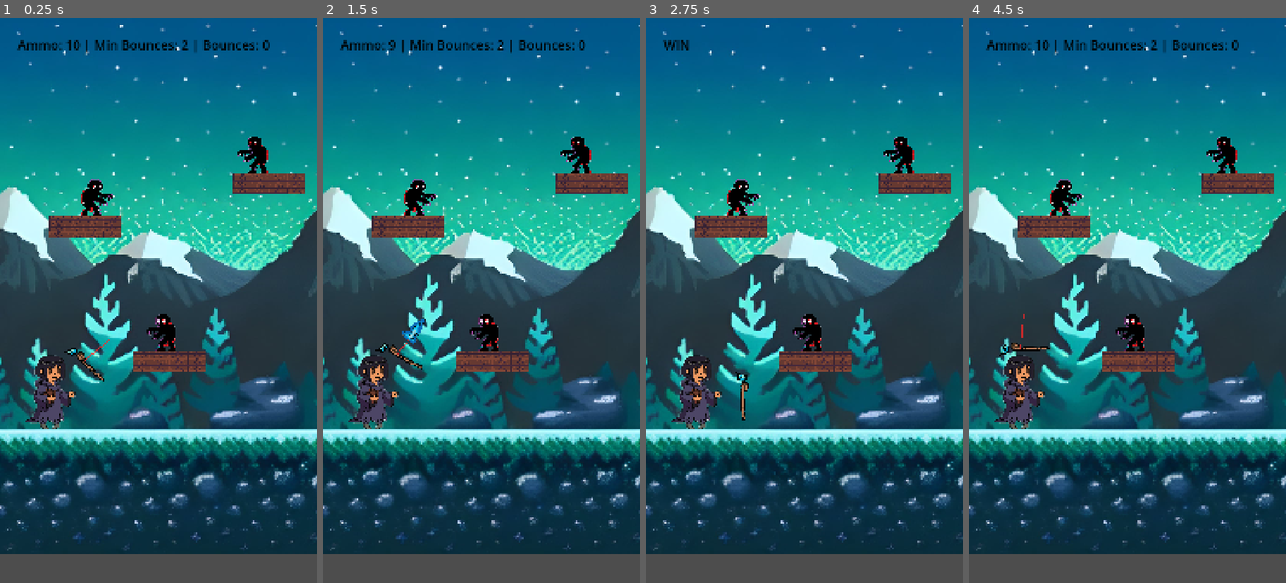
Above: before the commit, frames 1-4 (left to right).
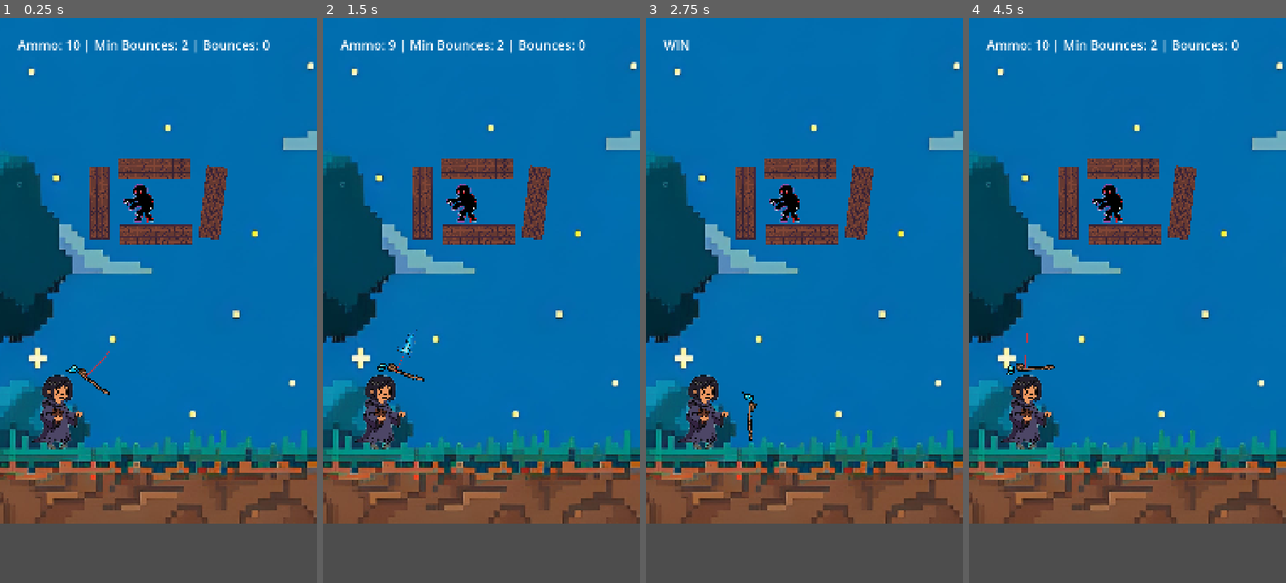
Above: after the commit, the same moments.

Repository: imdevanshrajesh/ragebait-wizardry
Game: Godot game, scene res://level_3.tscn
Two runs of this game, one before a commit and one after it. Both use one fixed random seed, a clock stepped at 60 frames per second and the inputs below. This scene is started directly instead of the project's main scene.
Inputs (mouse positions are in pixels of both pictures, inside the frame that each line leads up to):
- Up to frame 1 (0.25 s): no input
- Up to frame 2 (1.5 s): tap Enter at 0.5 s; move the mouse to (551, 272) at 0.52 s; hold R 0.53-1.28 s; tap Space at 1.25 s; move the mouse to (418, 328) at 1.27 s; click (418, 328) at 1.35 s
- Up to frame 3 (2.75 s): tap R at 1.55 s; tap Enter at 2 s; move the mouse to (836, 176) at 2.02 s; hold R from 2.03 s (still down)
- Up to frame 4 (4.5 s): tap Space at 2.75, 4.25 s; move the mouse to (1111, 413) at 2.77 s; release R at 2.78 s; tap R at 2.85, 4.35 s; tap Enter at 3.5 s; move the mouse to (1222, 385) at 3.52 s; hold R 3.53-4.28 s; click (1222, 385) at 3.6 s; tap S (skip, bound only before the commit) at 4.15 s; move the mouse to (1032, 215) at 4.27 s

The runs differ from the first frame. In frame 1, 93% of the frame differs, in the area x 0-100%, y 0-95%; in frame 2, 93%; in frame 3, 93%; in frame 4, 93%.

Commit message:
Fixed

Diff:
--- a/level_1.tscn
+++ b/level_1.tscn
@@ -22,7 +22,7 @@
 	ui.visible = true
 	label.position = Vector2(60, 60)
 	label.add_theme_font_size_override(\"font_size\", 44)
-	label.add_theme_color_override(\"font_color\", Color.BLACK)
+	label.add_theme_color_override(\"font_color\", Color.WHITE)
 	if required_bounces > 1:
 		player.required_bounces = required_bounces
 
--- a/level_3.tscn
+++ b/level_3.tscn
@@ -1,9 +1,9 @@
 [gd_scene format=3 uid="uid://vrserm74rvjl"]
 
-[ext_resource type="Texture2D" uid="uid://pyonfvhgfjtw" path="res://Assets/Images/Backgrounds/bg5.jpeg" id="1_j8bo8"]
+[ext_resource type="Texture2D" uid="uid://coejp15hiaaps" path="res://Assets/Images/Backgrounds/bg8.jpg" id="1_br4so"]
 [ext_resource type="PackedScene" uid="uid://cpoaij2cyvhs5" path="res://enemy.tscn" id="2_ihfcg"]
 [ext_resource type="PackedScene" uid="uid://b2ujtvgm0slhk" path="res://player.tscn" id="3_rka8t"]
-[ext_resource type="Texture2D" uid="uid://cqnyniwa22cm3" path="res://Assets/Images/Walls/brick2.png" id="4_j8bo8"]
+[ext_resource type="Texture2D" uid="uid://cqnyniwa22cm3" path="res://Assets/Images/Walls/brick2.png" id="4_br4so"]
 
 [sub_resource type="GDScript" id="GDScript_ootpb"]
 script/source = "extends Node2D
@@ -22,7 +22,7 @@
 	ui.visible = true
 	label.position = Vector2(60, 60)
 	label.add_theme_font_size_override(\"font_size\", 44)
-	label.add_theme_color_override(\"font_color\", Color.BLACK)
+	label.add_theme_color_override(\"font_color\", Color.WHITE)
 	if required_bounces > 1:
 		player.required_bounces = required_bounces
 
@@ -72,44 +72,36 @@
 [sub_resource type="RectangleShape2D" id="RectangleShape2D_p1rdq"]
 size = Vector2(1189, 710)
 
-[sub_resource type="RectangleShape2D" id="RectangleShape2D_1jdk1"]
-size = Vector2(1101.625, 309)
-
-[sub_resource type="RectangleShape2D" id="RectangleShape2D_j8bo8"]
+[sub_resource type="RectangleShape2D" id="RectangleShape2D_br4so"]
+size = Vector2(326.25, 309)
+
+[sub_resource type="RectangleShape2D" id="RectangleShape2D_8ons7"]
 size = Vector2(1189, 710)
 
-[node name="Level3" type="Node2D" unique_id=832187486]
+[node name="Level5" type="Node2D" unique_id=832187486]
+position = Vector2(-1, -1)
 script = SubResource("GDScript_ootpb")
 required_bounces = 2
-next_level_path = "uid://cahjb2ymw0w7g"
 
 [node name="StaticBody2D" type="StaticBody2D" parent="." unique_id=1347023165]
 position = Vector2(283, 1806)
 scale = Vector2(3.6751392, 3.6751378)
 
 [node name="CollisionShape2D" type="CollisionShape2D" parent="StaticBody2D" unique_id=716720944]
-position = Vector2(2.176788, 59.5896)
+position = Vector2(-5.4419703, 54.96392)
 scale = Vector2(1.0000002, 1.0000001)
 shape = SubResource("RectangleShape2D_ofp2b")
 
-[node name="Background" type="Sprite2D" parent="StaticBody2D" unique_id=1318183995]
-position = Vector2(261.4867, -244.07245)
-scale = Vector2(0.35527396, 0.35527405)
-texture = ExtResource("1_j8bo8")
+[node name="Background" type="Sprite2D" parent="StaticBody2D" unique_id=1715237922]
+position = Vector2(145.02852, -282.9826)
+scale = Vector2(0.37618747, 0.3761876)
+texture = ExtResource("1_br4so")
 
 [node name="Enemies" type="Node2D" parent="." unique_id=2113964160]
 scale = Vector2(1.0005345, 1.0007972)
 
 [node name="Enemy" parent="Enemies" unique_id=544123933 instance=ExtResource("2_ihfcg")]
-position = Vector2(1704.0891, -47.96176)
-scale = Vector2(-2.6611924, 2.4817338)
-
-[node name="Enemy2" parent="Enemies" unique_id=132355737 instance=ExtResource("2_ihfcg")]
-position = Vector2(-573.6933, 98.921135)
-scale = Vector2(2.8558612, 2.4817338)
-
-[node name="Enemy3" parent="Enemies" unique_id=64861 instance=ExtResource("2_ihfcg")]
-position = Vector2(1392.2559, 555.5571)
+position = Vector2(1315.2969, 116.90681)
 scale = Vector2(-2.6611924, 2.4817338)
 
 [node name="UI" type="CanvasLayer" parent="." unique_id=573386668]
@@ -121,11 +113,11 @@
 text = "WIN"
 
 [node name="Player" parent="." unique_id=939501367 instance=ExtResource("3_rka8t")]
-position = Vector2(53, 1065)
+position = Vector2(78, 1134.0001)
 scale = Vector2(0.84284097, 0.8248574)
 
 [node name="Wall" type="StaticBody2D" parent="." unique_id=233863487 groups=["walls"]]
-position = Vector2(-230, -984)
+position = Vector2(-258, -1001)
 scale = Vector2(3.4073052, 3.4073052)
 
 [node name="Sprite2D" type="Sprite2D" parent="Wall" unique_id=1259656115]
@@ -136,43 +128,53 @@
 shape = SubResource("RectangleShape2D_p1rdq")
 
 [node name="Enemy" type="StaticBody2D" parent="." unique_id=2124521668 groups=["walls"]]
-position = Vector2(1044, 516)
+position = Vector2(658, 691)
 scale = Vector2(0.24525791, 0.0960906)
 
 [node name="Sprite2D" type="Sprite2D" parent="Enemy" unique_id=1893193246]
 position = Vector2(-518, 491)
-texture = ExtResource("4_j8bo8")
+texture = ExtResource("4_br4so")
 
 [node name="CollisionShape2D" type="CollisionShape2D" parent="Enemy" unique_id=214670224]
 position = Vector2(-516.5, 502)
 shape = SubResource("RectangleShape2D_p1rdq")
 
-[node name="Enemy3" type="StaticBody2D" parent="." unique_id=1365166686 groups=["walls"]]
-position = Vector2(704, 1119)
-scale = Vector2(0.24525791, 0.0960906)
-
-[node name="Sprite2D" type="Sprite2D" parent="Enemy3" unique_id=1881072668]
-position = Vector2(-518, 491)
-texture = ExtResource("4_j8bo8")
-
-[node name="CollisionShape2D" type="CollisionShape2D" parent="Enemy3" unique_id=214286136]
-position = Vector2(-516.5, 502)
-shape = SubResource("RectangleShape2D_p1rdq")
-
 [node name="Enemy2" type="StaticBody2D" parent="." unique_id=861749881 groups=["walls"]]
-position = Vector2(418, 664)
+position = Vector2(653, 465)
 scale = Vector2(0.24525791, 0.0960906)
 
 [node name="Sprite2D" type="Sprite2D" parent="Enemy2" unique_id=141675941]
 position = Vector2(-518, 491)
-texture = ExtResource("4_j8bo8")
+texture = ExtResource("4_br4so")
 
 [node name="CollisionShape2D" type="CollisionShape2D" parent="Enemy2" unique_id=2121934268]
-position = Vector2(-516.5, 502)
-shape = SubResource("RectangleShape2D_p1rdq")
+position = Vector2(-513.7449, 509.93536)
+shape = SubResource("RectangleShape2D_p1rdq")
+
+[node name="Enemy3" type="StaticBody2D" parent="." unique_id=176838013 groups=["walls"]]
+position = Vector2(293, 501.99994)
+rotation = -1.574587
+scale = Vector2(0.24525791, 0.0960906)
+
+[node name="Sprite2D" type="Sprite2D" parent="Enemy3" unique_id=1678883615]
+position = Vector2(-518, 491)
+texture = ExtResource("4_br4so")
+
+[node name="CollisionShape2D" type="CollisionShape2D" parent="Enemy3" unique_id=1561378541]
+position = Vector2(-513.7449, 509.93536)
+shape = SubResource("RectangleShape2D_p1rdq")
+
+[node name="Enemy4" type="StaticBody2D" parent="." unique_id=137020973 groups=["walls"]]
+position = Vector2(695.00006, 497.00003)
+rotation = -1.4549389
+scale = Vector2(0.24525791, 0.0960906)
+
+[node name="Sprite2D" type="Sprite2D" parent="Enemy4" unique_id=259917313]
+position = Vector2(-518, 491)
+texture = ExtResource("4_br4so")
 
 [node name="Wall2" type="StaticBody2D" parent="." unique_id=1259772968 groups=["walls"]]
-position = Vector2(4847, -985)
+position = Vector2(4838, -1002)
 scale = Vector2(3.4073052, 3.4073052)
 
 [node name="Sprite2D" type="Sprite2D" parent="Wall2" unique_id=1301434531]
@@ -193,19 +195,23 @@
 position = Vector2(-524.46136, 480.4384)
 shape = SubResource("RectangleShape2D_p1rdq")
 
-[node name="Area2D" type="StaticBody2D" parent="." unique_id=28249836 groups=["walls"]]
-
-[node name="CollisionShape2D" type="CollisionShape2D" parent="Area2D" unique_id=1276754722]
-position = Vector2(553, 1564)
-shape = SubResource("RectangleShape2D_1jdk1")
-
-[node name="Wall3" type="StaticBody2D" parent="." unique_id=1052039239 groups=["walls"]]
-position = Vector2(2354, 1333)
-scale = Vector2(3.4073052, 3.4073052)
-
-[node name="Sprite2D" type="Sprite2D" parent="Wall3" unique_id=660408213]
-position = Vector2(-518, 491)
-
-[node name="CollisionShape2D" type="CollisionShape2D" parent="Wall3" unique_id=829316729]
-position = Vector2(-516.5, 502)
-shape = SubResource("RectangleShape2D_j8bo8")
+[node name="Area2D" type="StaticBody2D" parent="." unique_id=552961083 groups=["walls"]]
+
+[node name="CollisionShape2D" type="CollisionShape2D" parent="Area2D" unique_id=2021142894]
+position = Vector2(172, 1652)
+shape = SubResource("RectangleShape2D_br4so")
+
+[node name="CollisionShape2D2" type="CollisionShape2D" parent="Area2D" unique_id=1424979234]
+position = Vector2(1132, 1656)
+shape = SubResource("RectangleShape2D_br4so")
+
+[node name="Wall3" type="StaticBody2D" parent="." unique_id=43553284 groups=["walls"]]
+position = Vector2(2356.0002, 1333)
+scale = Vector2(3.4073052, 3.4073052)
+
+[node name="Sprite2D" type="Sprite2D" parent="Wall3" unique_id=2073818722]
+position = Vector2(-518, 491)
+
+[node name="CollisionShape2D" type="CollisionShape2D" parent="Wall3" unique_id=405672672]
+position = Vector2(-516.5, 502)
+shape = SubResource("RectangleShape2D_8ons7")
--- a/level_4.tscn
+++ b/level_4.tscn
@@ -22,7 +22,7 @@
 	ui.visible = true
 	label.position = Vector2(60, 60)
 	label.add_theme_font_size_override(\"font_size\", 44)
-	label.add_theme_color_override(\"font_color\", Color.BLACK)
+	label.add_theme_color_override(\"font_color\", Color.WHITE)
 	if required_bounces > 1:
 		player.required_bounces = required_bounces
 
@@ -76,6 +76,7 @@
 size = Vector2(1248.25, 309)
 
 [node name="Level4" type="Node2D" unique_id=832187486]
+position = Vector2(5, 0)
 script = SubResource("GDScript_ootpb")
 required_bounces = 3
 next_level_path = "uid://bl1jmapggn37x"
--- a/level_5.tscn
+++ b/level_5.tscn
@@ -22,7 +22,7 @@
 	ui.visible = true
 	label.position = Vector2(60, 60)
 	label.add_theme_font_size_override(\"font_size\", 44)
-	label.add_theme_color_override(\"font_color\", Color.BLACK)
+	label.add_theme_color_override(\"font_color\", Color.WHITE)
 	if required_bounces > 1:
 		player.required_bounces = required_bounces
 
@@ -78,7 +78,7 @@
 [sub_resource type="RectangleShape2D" id="RectangleShape2D_8ons7"]
 size = Vector2(1189, 710)
 
-[node name="Level5" type="Node2D" unique_id=832187486]
+[node name="Level3" type="Node2D" unique_id=832187486]
 position = Vector2(-1, -1)
 script = SubResource("GDScript_ootpb")
 required_bounces = 2
--- a/level_6.tscn
+++ /dev/null
@@ -1,209 +0,0 @@
-[gd_scene format=3 uid="uid://dh61gxwo738kl"]
-
-[ext_resource type="Texture2D" uid="uid://d3lirbc2uvsn3" path="res://Assets/Images/Backgrounds/bg1.jpg" id="1_48hld"]
-[ext_resource type="PackedScene" uid="uid://cpoaij2cyvhs5" path="res://enemy.tscn" id="2_ihfcg"]
-[ext_resource type="Texture2D" uid="uid://cqnyniwa22cm3" path="res://Assets/Images/Walls/brick2.png" id="3_48hld"]
-[ext_resource type="PackedScene" uid="uid://b2ujtvgm0slhk" path="res://player.tscn" id="3_rka8t"]
-
-[sub_resource type="GDScript" id="GDScript_ootpb"]
-script/source = "extends Node2D
-
-@export var required_bounces: int = 1
-@export_file(\"*.tscn\") var next_level_path: String = \"\"
-
-@onready var enemies_folder: Node2D = $Enemies
-@onready var ui: CanvasLayer = $UI
-@onready var label: Label = $UI/Label
-@onready var player: Node2D = $Player
-var sound_played: bool = false
-var transitioning: bool = false
-
-func _ready() -> void:
-	ui.visible = true
-	label.position = Vector2(60, 60)
-	label.add_theme_font_size_override(\"font_size\", 44)
-	label.add_theme_color_override(\"font_color\", Color.BLACK)
-	if required_bounces > 1:
-		player.required_bounces = required_bounces
-
-func get_target_next_level() -> String:
-	if next_level_path != \"\":
-		return next_level_path
-	if scene_file_path.ends_with(\"level_1.tscn\") and ResourceLoader.exists(\"res://level_2.tscn\"):
-		return \"res://level_2.tscn\"
-	if scene_file_path.ends_with(\"level_2.tscn\") and ResourceLoader.exists(\"res://level_3.tscn\"):
-		return \"res://level_3.tscn\"
-	return \"\"
-
-func _process(_delta: float) -> void:
-	if Input.is_key_pressed(KEY_R):
-		get_tree().reload_current_scene()
-		return
-	if enemies_folder.get_child_count() == 0:
-		var target := get_target_next_level()
-		if target != \"\":
-			label.text = \"YOU WIN! Loading Next Level...\"
-			if not transitioning:
-				transitioning = true
-				await get_tree().create_timer(1.0).timeout
-				get_tree().change_scene_to_file(target)
-		else:
-			label.text = \"YOU BEAT THE GAME! (Press R to Replay)\"
-	elif not is_instance_valid(player) or player.is_dead:
-		if sound_played == false:
-			sound_played = true
-			var sfx = AudioStreamPlayer.new()
-			sfx.stream = load(\"res://Assets/death.mp3\")
-			add_child(sfx)
-			sfx.play()
-		label.text = \"YOU DIED! (Press R to Retry)\"
-	elif player.ammo <= 0 and get_tree().get_nodes_in_group(\"bullets\").is_empty():
-		label.text = \"OUT OF AMMO! (Press R to Retry)\"
-	else:
-		var current_bounces := 0
-		if is_instance_valid(player.last_bullet):
-			current_bounces = player.last_bullet.bounces_done
-		label.text = \"Ammo: \" + str(player.ammo) + \" | Min Bounces: \" + str(player.required_bounces) + \" | Bounces: \" + str(current_bounces)
-"
-
-[sub_resource type="RectangleShape2D" id="RectangleShape2D_ofp2b"]
-size = Vector2(463.86035, 94.14612)
-
-[sub_resource type="RectangleShape2D" id="RectangleShape2D_p1rdq"]
-size = Vector2(1189, 710)
-
-[sub_resource type="RectangleShape2D" id="RectangleShape2D_48hld"]
-size = Vector2(1248.25, 309)
-
-[node name="Level4" type="Node2D" unique_id=832187486]
-script = SubResource("GDScript_ootpb")
-required_bounces = 2
-next_level_path = "uid://bl1jmapggn37x"
-
-[node name="StaticBody2D" type="StaticBody2D" parent="." unique_id=1347023165]
-position = Vector2(283, 1806)
-scale = Vector2(3.6751392, 3.6751378)
-
-[node name="CollisionShape2D" type="CollisionShape2D" parent="StaticBody2D" unique_id=716720944]
-position = Vector2(-18.2306, 57.140713)
-scale = Vector2(1.0000002, 1.0000001)
-shape = SubResource("RectangleShape2D_ofp2b")
-
-[node name="Background" type="Sprite2D" parent="StaticBody2D" unique_id=389986932]
-position = Vector2(59.58958, -232.37224)
-scale = Vector2(1.2770467, 1.2793599)
-texture = ExtResource("1_48hld")
-
-[node name="Enemies" type="Node2D" parent="." unique_id=2113964160]
-scale = Vector2(1.0005345, 1.0007972)
-
-[node name="Enemy" parent="Enemies" unique_id=544123933 instance=ExtResource("2_ihfcg")]
-position = Vector2(941.4967, 709.43445)
-scale = Vector2(-2.6611924, 2.4817338)
-
-[node name="Enemy2" parent="Enemies" unique_id=132355737 instance=ExtResource("2_ihfcg")]
-position = Vector2(-421.77454, 169.8646)
-scale = Vector2(2.8558612, 2.4817338)
-
-[node name="Enemy3" parent="Enemies" unique_id=64861 instance=ExtResource("2_ihfcg")]
-position = Vector2(1268.3218, 376.69974)
-scale = Vector2(-2.6611924, 2.4817338)
-
-[node name="UI" type="CanvasLayer" parent="." unique_id=573386668]
-
-[node name="Label" type="Label" parent="UI" unique_id=1080015511]
-offset_left = -1.0
-offset_right = 39.0
-offset_bottom = 23.0
-text = "WIN"
-metadata/_edit_use_anchors_ = true
-
-[node name="Wall" type="StaticBody2D" parent="." unique_id=233863487 groups=["walls"]]
-position = Vector2(-305, -993)
-scale = Vector2(3.4073052, 3.4073052)
-
-[node name="Sprite2D" type="Sprite2D" parent="Wall" unique_id=1259656115]
-position = Vector2(-518, 491)
-
-[node name="CollisionShape2D" type="CollisionShape2D" parent="Wall" unique_id=1850985]
-position = Vector2(-516.5, 502)
-shape = SubResource("RectangleShape2D_p1rdq")
-
-[node name="Enemy" type="StaticBody2D" parent="." unique_id=2124521668 groups=["walls"]]
-position = Vector2(238, 1274)
-scale = Vector2(0.24525791, 0.0960906)
-
-[node name="Sprite2D" type="Sprite2D" parent="Enemy" unique_id=1893193246]
-position = Vector2(-518, 491)
-texture = ExtResource("3_48hld")
-
-[node name="CollisionShape2D" type="CollisionShape2D" parent="Enemy" unique_id=214670224]
-position = Vector2(-516.5, 502)
-shape = SubResource("RectangleShape2D_p1rdq")
-
-[node name="Enemy3" type="StaticBody2D" parent="." unique_id=1365166686 groups=["walls"]]
-position = Vector2(593, 939)
-scale = Vector2(0.24525791, 0.0960906)
-
-[node name="Sprite2D" type="Sprite2D" parent="Enemy3" unique_id=1881072668]
-position = Vector2(-518, 491)
-texture = ExtResource("3_48hld")
-
-[node name="CollisionShape2D" type="CollisionShape2D" parent="Enemy3" unique_id=214286136]
-position = Vector2(-516.5, 502)
-shape = SubResource("RectangleShape2D_p1rdq")
-
-[node name="Enemy2" type="StaticBody2D" parent="." unique_id=861749881 groups=["walls"]]
-position = Vector2(576, 731)
-scale = Vector2(0.24525791, 0.0960906)
-
-[node name="Sprite2D" type="Sprite2D" parent="Enemy2" unique_id=141675941]
-position = Vector2(-518, 491)
-texture = ExtResource("3_48hld")
-
-[node name="CollisionShape2D" type="CollisionShape2D" parent="Enemy2" unique_id=2121934268]
-position = Vector2(-513.7449, 509.93536)
-shape = SubResource("RectangleShape2D_p1rdq")
-
-[node name="Wall2" type="StaticBody2D" parent="." unique_id=1259772968 groups=["walls"]]
-position = Vector2(4835, -990)
-scale = Vector2(3.4073052, 3.4073052)
-
-[node name="Sprite2D" type="Sprite2D" parent="Wall2" unique_id=1301434531]
-position = Vector2(-518, 491)
-
-[node name="CollisionShape2D" type="CollisionShape2D" parent="Wall2" unique_id=294859130]
-position = Vector2(-516.5, 502)
-shape = SubResource("RectangleShape2D_p1rdq")
-
-[node name="Wall3" type="StaticBody2D" parent="." unique_id=947596594 groups=["walls"]]
-position = Vector2(2354, 1333)
-scale = Vector2(3.4073052, 3.4073052)
-
-[node name="Sprite2D" type="Sprite2D" parent="Wall3" unique_id=1026157265]
-position = Vector2(-518, 491)
-
-[node name="CollisionShape2D" type="CollisionShape2D" parent="Wall3" unique_id=467554480]
-position = Vector2(-516.5, 502)
-shape = SubResource("RectangleShape2D_p1rdq")
-
-[node name="Wall4" type="StaticBody2D" parent="." unique_id=1491327045 groups=["walls"]]
-position = Vector2(2066.0002, -2823)
-scale = Vector2(3.4073052, 3.4073052)
-
-[node name="Sprite2D" type="Sprite2D" parent="Wall4" unique_id=1578205383]
-position = Vector2(-518, 491)
-
-[node name="CollisionShape2D" type="CollisionShape2D" parent="Wall4" unique_id=1987252304]
-position = Vector2(-524.46136, 480.4384)
-shape = SubResource("RectangleShape2D_p1rdq")
-
-[node name="Player" parent="." unique_id=939501367 instance=ExtResource("3_rka8t")]
-position = Vector2(11.000001, 1301.0001)
-scale = Vector2(0.84284097, 0.8248574)
-
-[node name="Area2D" type="StaticBody2D" parent="." unique_id=1732086736 groups=["walls"]]
-
-[node name="CollisionShape2D" type="CollisionShape2D" parent="Area2D" unique_id=2103995101]
-position = Vector2(514, 1799)
-shape = SubResource("RectangleShape2D_48hld")
--- a/main_menu.tscn
+++ b/main_menu.tscn
@@ -26,20 +26,20 @@
 
 [node name="PlayButton" type="Button" parent="TextureRect" unique_id=569933213]
 layout_mode = 0
-offset_left = 508.20532
-offset_top = 243.63574
-offset_right = 690.2053
-offset_bottom = 350.63574
+offset_left = 507.92297
+offset_top = 270.19583
+offset_right = 689.923
+offset_bottom = 377.19583
 scale = Vector2(0.5332939, 0.42332256)
 theme_override_font_sizes/font_size = 72
 text = "PLAY"
 
 [node name="QuitButton" type="Button" parent="TextureRect" unique_id=101157460]
 layout_mode = 0
-offset_left = 508.77002
-offset_top = 296.15027
-offset_right = 690.77
-offset_bottom = 403.15027
+offset_left = 508.48767
+offset_top = 322.71036
+offset_right = 690.4877
+offset_bottom = 429.71036
 scale = Vector2(0.5332939, 0.42332256)
 theme_override_font_sizes/font_size = 72
 text = "Quit
--- a/project.godot
+++ b/project.godot
@@ -34,11 +34,6 @@
 "events": [Object(InputEventMouseButton,"resource_local_to_scene":false,"resource_name":"","device":-1,"window_id":0,"a …(259 unchanged characters)…
 ]
 }
-skip={
-"deadzone": 0.2,
-"events": [Object(InputEventKey,"resource_local_to_scene":false,"resource_name":"","device":-1,"window_id":0,"alt_pressed":false,"shift_pressed":false,"ctrl_pressed":false,"meta_pressed":false,"pressed":false,"keycode":0,"physical_keycode":83,"key_label":0,"unicode":115,"location":0,"echo":false,"script":null)
-]
-}
 
 [physics]
 
Not shown: 6 places in level_5.tscn that only renumber resources
